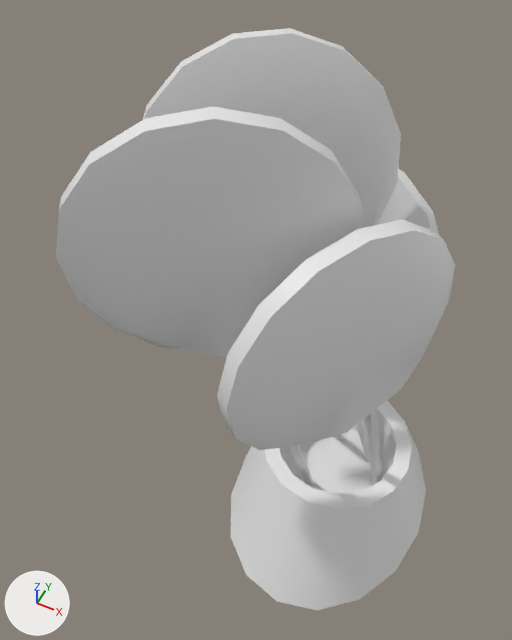
A saved change to the FBX model Models/Plant 2.fbx.
One viewpoint serves both versions: a camera (50 mm lens) standing at (0.16, -0.724, 1.306) and looking at (-0.199, -0.005, 0.407). The axes (+X, +Y, +Z) are drawn at lower left. The lights are the same throughout. Where no turn or scale is listed for an object, it has been applied to the vertices.

Names of what the first picture shows: 'plant_2'.
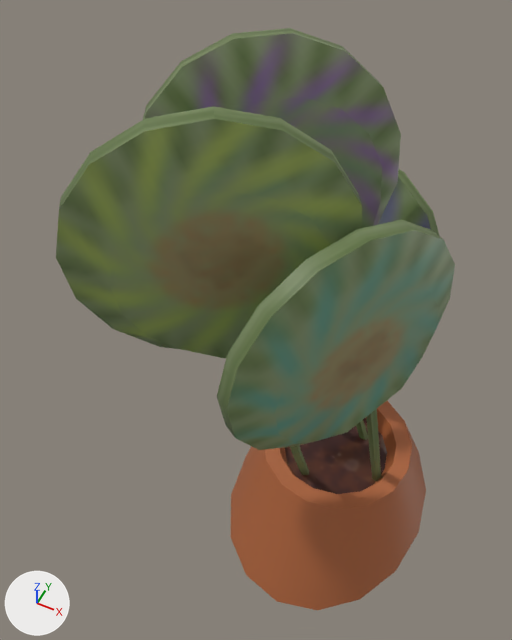
Where the change shows, as pixel boxes [x1, y1, x2, y2] in the pictures (512 x 640 px; the box of a moved part takes in the faces that stretch with it):
'plant_2', recoloured, reshaped, surface changed (grey to green)
    both: [56, 28, 455, 610]
part 1 of me_mesh, moved or reshaped
    both: [280, 409, 396, 494]
part 2 of me_mesh, surface changed (grey to green)
    both: [56, 28, 455, 610]

The change, as a diff of the scene's bpy script:
```diff
--- a/Models/Plant 2.fbx.py
+++ b/Models/Plant 2.fbx.py
@@ img_materials_tif @@
+img_materials_tif = load_image('Materials.tif', '_unpacked/Materials.tif', 512, 512, 'sRGB')
@@ mat_default_material @@
+mat_default_material = bpy.data.materials.new('Default_Material')
+# uses the picture img_materials_tif
@@ me_mesh @@
 me_mesh.from_pydata(...)  # 359 vertices, 412 faces; spans x -0.382..0.169, y -0.275..0.285, z -0.123..0.879
 # used by ob_plant_2; location = (0.0, 0.0, 0.0)
+# me_mesh part 1: all 17 vertices in x -0.137..0.068, y -0.081..0.124, z 0.012 are moved by (0.0, 0.0, 0.063)
+# me_mesh part 2: texture (UV) coordinates of 412 of 412 faces, centred in x -0.37..0.143, y -0.264..0.252, z -0.113..0.874, changed; they spanned u 0.02..0.46, v 0.02..0.68 and now span u 0.26..1.0, v 0.0..0.66
+me_mesh.materials.append(mat_default_material)
```
